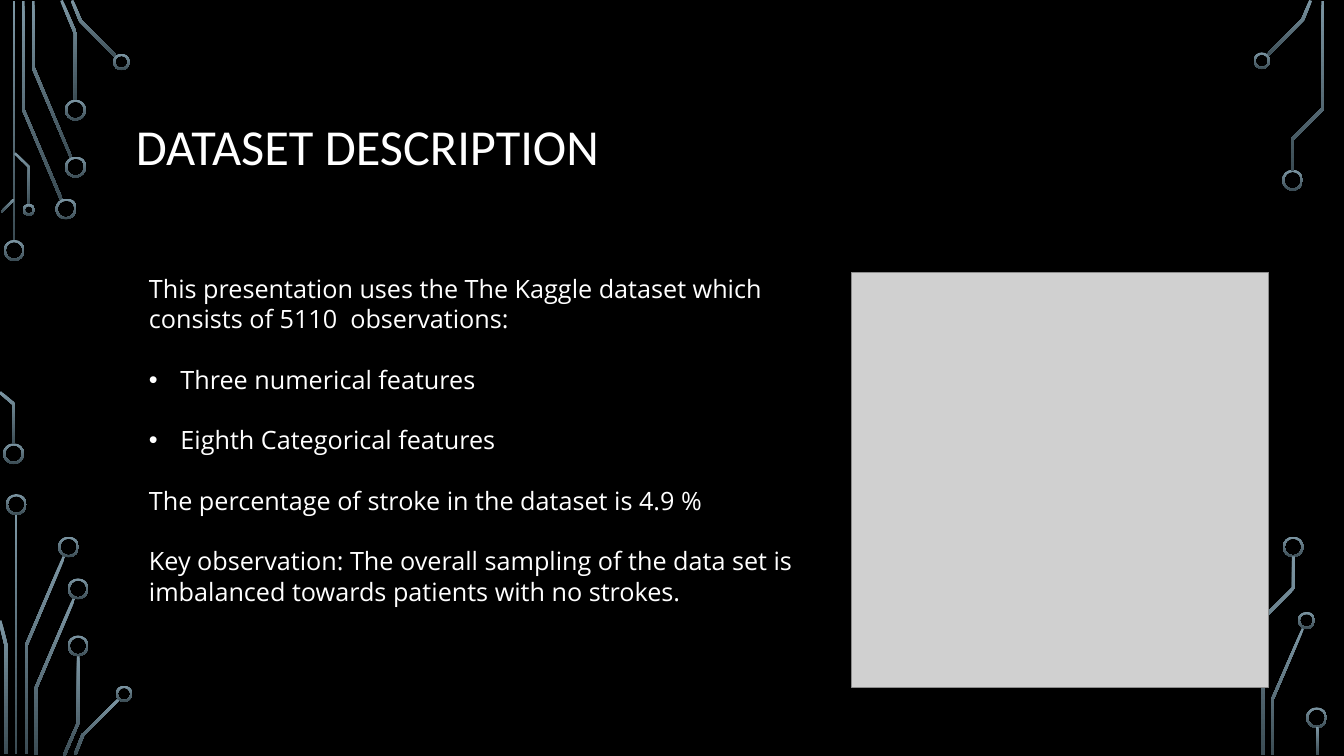
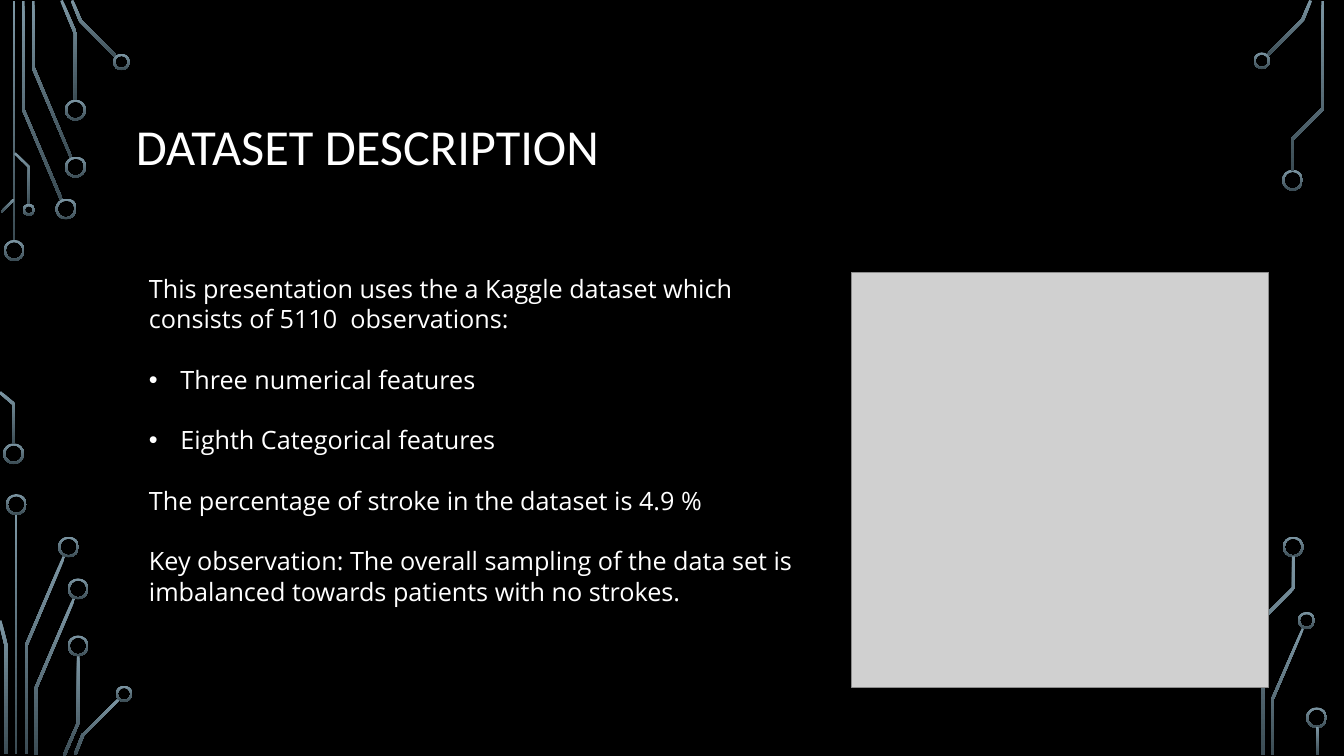
Before and after one commit to avel848895/Springboard, a slide deck: slide 3 of stroke_prediction_EDA.pptx. Drawn at 1344x756 pixels with LibreOffice and Linux fonts; fonts in the diff are those of the drawing; grey boxes stand for pictures; background and template pictures are left out. Boxes give left, top, right and bottom in pixels: in the first picture for what was removed or moved away, otherwise in the second. Text is boxed around its words. In the diff, an @@ line names an element or a change of style, - is before the commit and + after.

```diff
--- a/stroke_prediction_EDA.pptx
+++ b/stroke_prediction_EDA.pptx
@@ text at box(149, 279, 732, 329): text changed @@
-This presentation uses the The Kaggle dataset which consists of 5110 observations:
+This presentation uses the a Kaggle dataset which consists of 5110 observations:
```
Also in this commit, not shown: 3 other slides changed, 1 other file.
